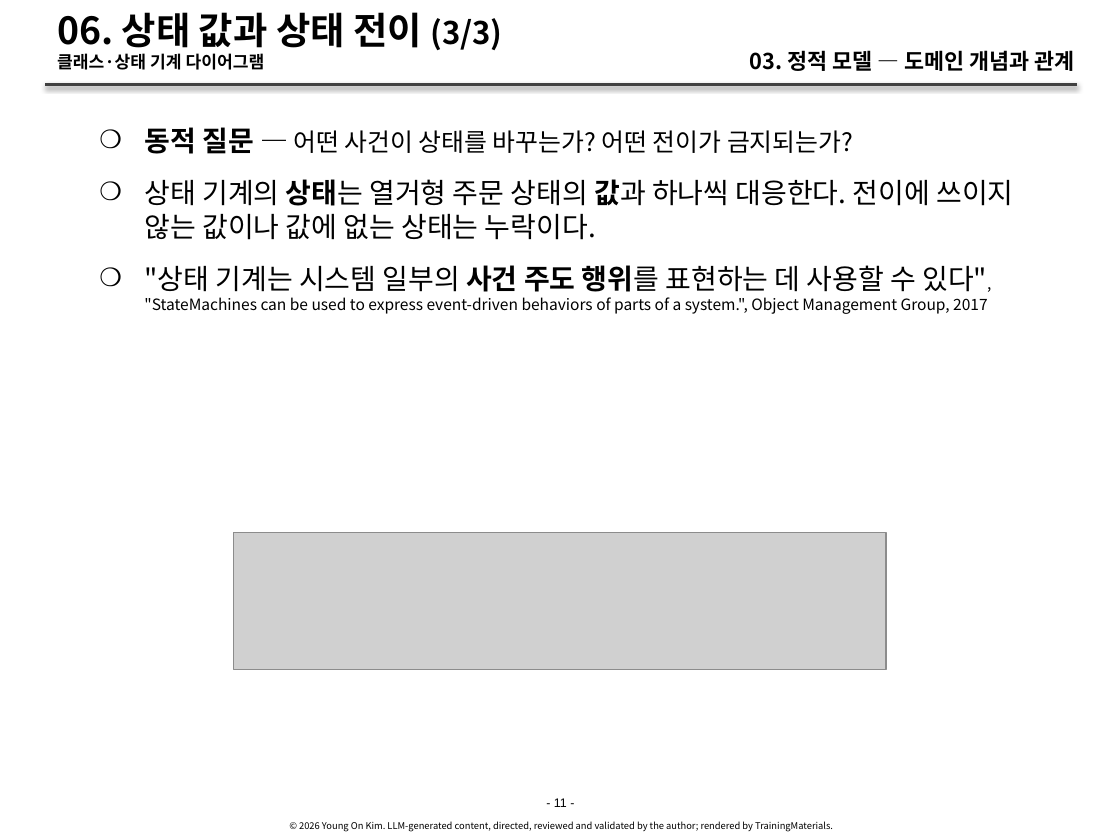
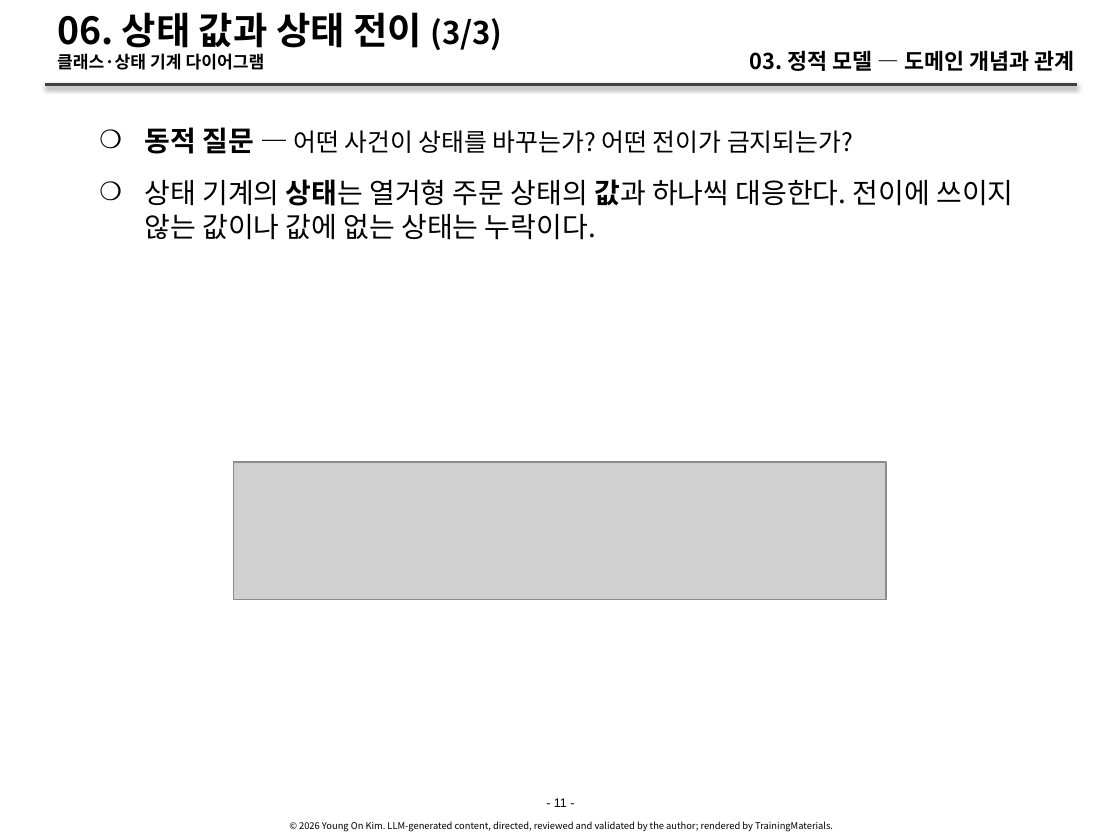
Before and after one commit to YoungSan77/TrainingMaterials, a slide deck: slide 11 of courses/ooad/sessions/s03.pptx. Drawn at 1120x840 pixels with LibreOffice and Linux fonts; fonts in the diff are those of the drawing; grey boxes stand for pictures. Boxes give left, top, right and bottom in pixels: in the first picture for what was removed or moved away, otherwise in the second. Text is boxed around its words. In the diff, an @@ line names an element or a change of style, - is before the commit and + after.

```diff
--- a/courses/ooad/sessions/s03.pptx
+++ b/courses/ooad/sessions/s03.pptx
@@ text at [144, 265, 987, 314]: paragraph removed @@
-    ❍ "상태 기계는 시스템 일부의 사건 주도 행위를 표현하는 데 사용할 수 있다", "StateMachines can be used to express event-driven behaviors of parts of a system.", Object Management Group, 2017
@@ picture: place and size @@
-picture at [234, 532, 886, 670]
+picture at [234, 461, 886, 599]
```
Also in this commit, not shown: 2 other slides changed, 6 other files.
